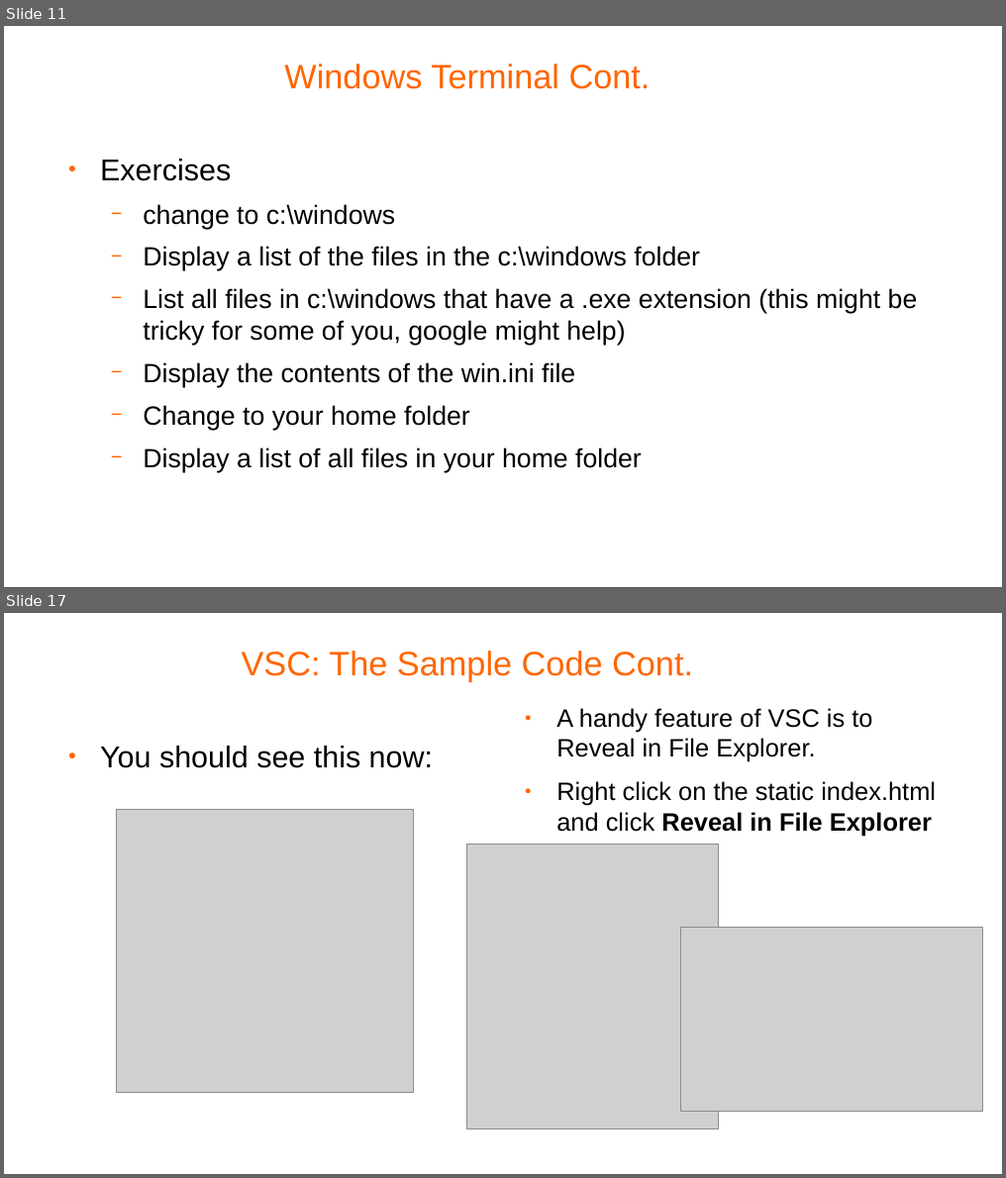
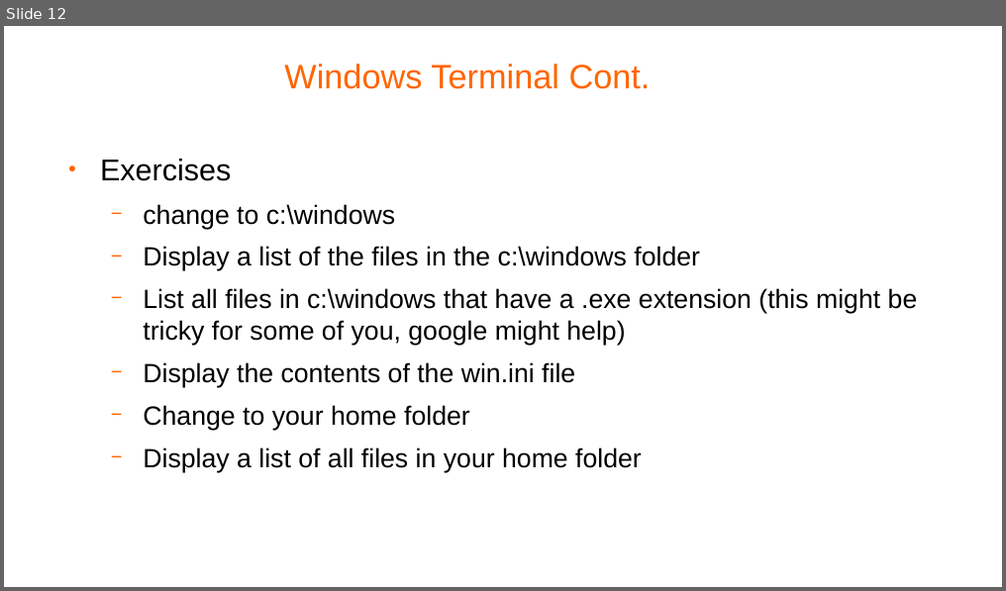
Before and after one commit to pellcorp/coding, a slide deck: docs/windows fundamentals.odp. Shown one above the other, each under a label of ours: slides 11 and 17 before the commit, slide 12 after it; the slides between them are not shown. The pictures are 1006x1178 and 1006x591 pixels, drawn with LibreOffice and Linux fonts; fonts in the diff are those of the drawing; grey boxes stand for pictures; background and template pictures are left out. Boxes give left, top, right and bottom in pixels: in the first picture for what was removed or moved away, otherwise in the second. Text is boxed around its words. In the diff, an @@ line names an element or a change of style, - is before the commit and + after.

Commit message:
some extra samples and docs

```diff
--- a/docs/windows fundamentals.odp
+++ b/docs/windows fundamentals.odp
@@ slide 17 removed at bbox=[4, 613, 1002, 1174], background #FFFFFF @@
@@ title removed at bbox=[242, 651, 693, 681] @@
-VSC: The Sample Code Cont.
@@ text removed at bbox=[556, 708, 936, 836] @@
-● A handy feature of VSC is to Reveal in File Explorer.
-● Right click on the static index.html and click Reveal in File Explorer
@@ text removed at bbox=[100, 746, 433, 768] @@
-● You should see this now:
@@ picture removed at bbox=[116, 809, 414, 1094] @@
@@ picture removed at bbox=[467, 844, 720, 1130] @@
@@ picture removed at bbox=[681, 927, 984, 1112] @@
@@ what was slide 11 is now slide 12 @@
```
Also in this commit, not shown: 1 slide added, 5 other slides removed, 3 other files.
